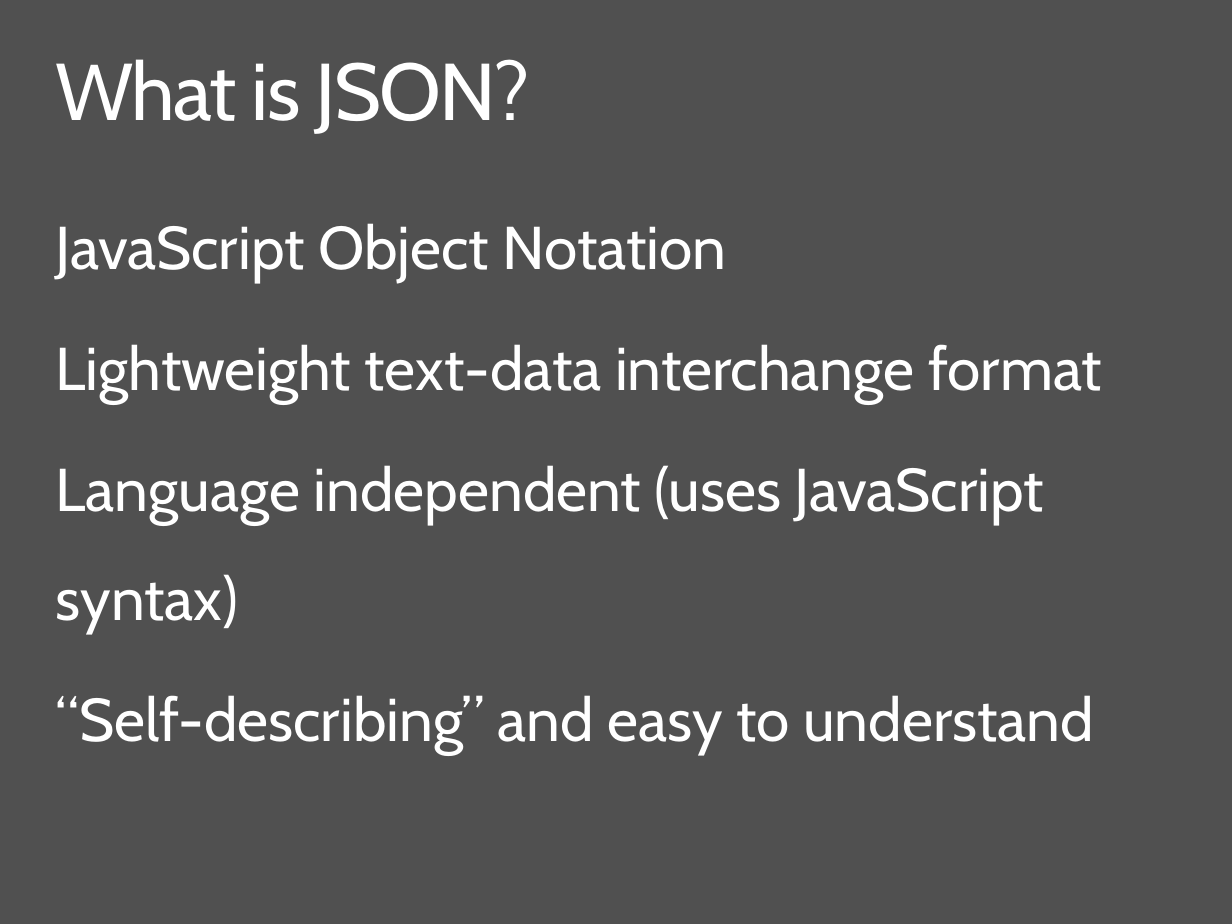
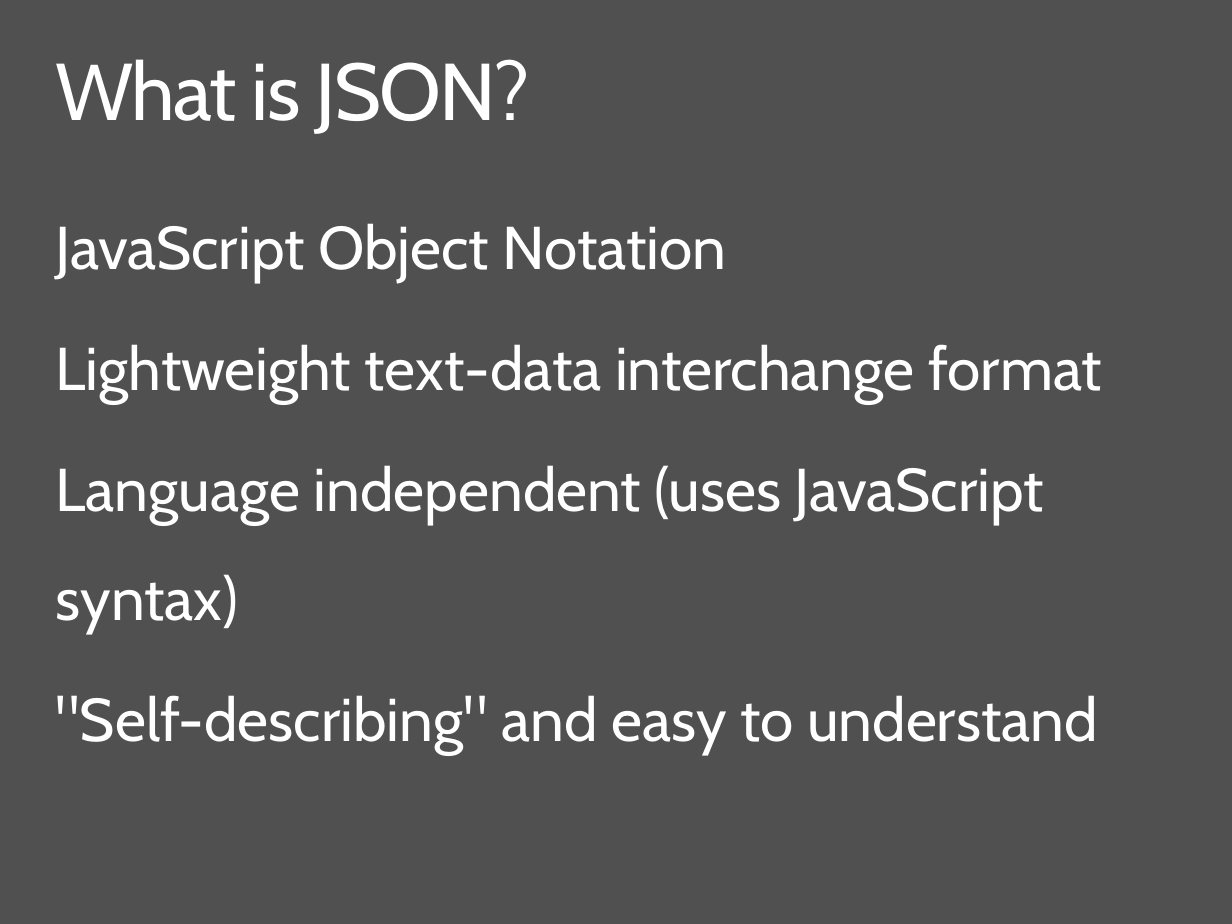
Before and after one commit to ondfisk/BDSA2018, a slide deck: slide 6 of Slides/Lecture07 - JSON and the REST, ASP.NET Core.pptx (slide 8 before the commit). Drawn at 1232x924 pixels with LibreOffice and Linux fonts; fonts in the diff are those of the drawing. Boxes give left, top, right and bottom in pixels: in the first picture for what was removed or moved away, otherwise in the second. Text is boxed around its words. In the diff, an @@ line names an element or a change of style, - is before the commit and + after.

```diff
--- a/Slides/Lecture07 - JSON and the REST, ASP.NET Core.pptx
+++ b/Slides/Lecture07 - JSON and the REST, ASP.NET Core.pptx
@@ text at (56, 695, 1098, 754): text changed @@
-“Self-describing” and easy to understand
+"Self-describing" and easy to understand
```
Also in this commit, not shown: 7 other slides changed, 2 slides added, 2 slides removed.
